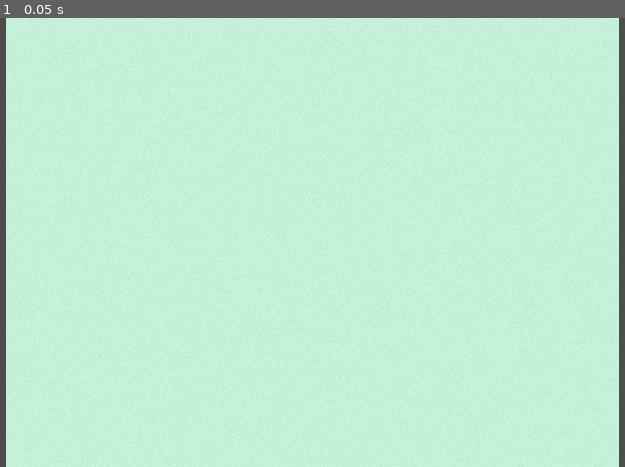
Above: before the commit, frame 1.
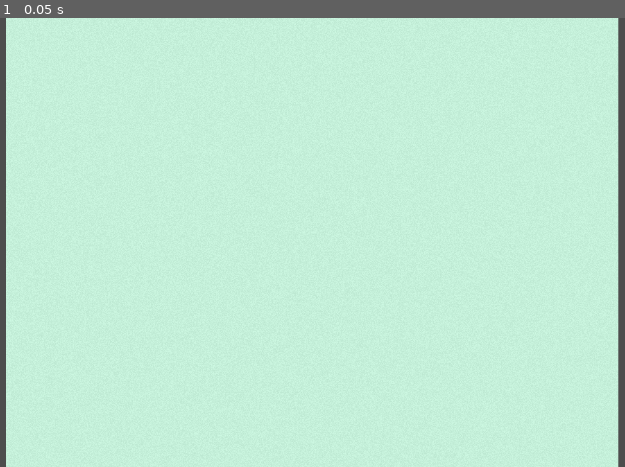
Above: after the commit, the same moment.

Repository: Eptwalabha/template-nokiajam
Game: Godot game, scene res://main.tscn
Two runs of this game, one before a commit and one after it. Both use one fixed random seed, a clock stepped at 60 frames per second and the inputs below.
Inputs:
- Up to frame 1 (0.05 s): no input

The runs differ from the first frame. In frame 1, 0.2% of the frame differs, in the area x 98-100%, y 0-100%.

Commit message:
add an option to set pixel ratio

Diff:
--- a/main.gd
+++ b/main.gd
@@ -6,6 +6,9 @@
 
 @export var screen_orientation: ORIENTATION = ORIENTATION.LANDSCAPE : set = set_orientation
 @export var palette: PALETTE = PALETTE.ORIGINAL : set = set_palette
+
+# (30mm / 84px) / (22mm / 48px) = 0.779
+@export var pixel_ratio : float = 0.779 : set = set_pixel_ratio
 
 enum ORIENTATION {
 	LANDSCAPE,
@@ -24,15 +27,27 @@
 	PALETTE.GREY: ["#879188", "#1a1914"]
 }
 
-const LCD_DIMENSIONS = Vector2(30, 22)
+var resolution = Vector2(84, 48)
+
+func _ready() -> void:
+	set_orientation(screen_orientation)
 
 func set_orientation(new_screen_orientation: ORIENTATION) -> void:
+	if screen_orientation != new_screen_orientation:
+		pixel_ratio = 1.0 / pixel_ratio
 	screen_orientation = new_screen_orientation
-	var resolution = Vector2(84, 48)
-	var ratio = LCD_DIMENSIONS.x / LCD_DIMENSIONS.y
+	resolution = Vector2(84.0, 48.0)
 	if screen_orientation == ORIENTATION.PORTRAIT:
-		resolution = Vector2(48, 84)
-		ratio = LCD_DIMENSIONS.y / LCD_DIMENSIONS.x
+		resolution = Vector2(48.0, 84.0)
+	_update_aspect_ratio()
+
+func set_pixel_ratio(new_pixel_ratio: float) -> void:
+	pixel_ratio = max(0.01, new_pixel_ratio)
+	_update_aspect_ratio()
+
+func _update_aspect_ratio() -> void:
+	var ratio : float = resolution.x / resolution.y
+	ratio *= pixel_ratio
 	RenderingServer.global_shader_parameter_set("screen_resolution", resolution)
 	if screen:
 		screen.size = resolution
--- a/main.tscn
+++ b/main.tscn
@@ -33,7 +33,7 @@
 anchor_bottom = 1.0
 grow_horizontal = 2
 grow_vertical = 2
-ratio = 1.36364
+ratio = 1.36325
 
 [node name="NokiaShader" type="ColorRect" parent="AspectRatioContainer"]
 material = SubResource("ShaderMaterial_udw2h")
